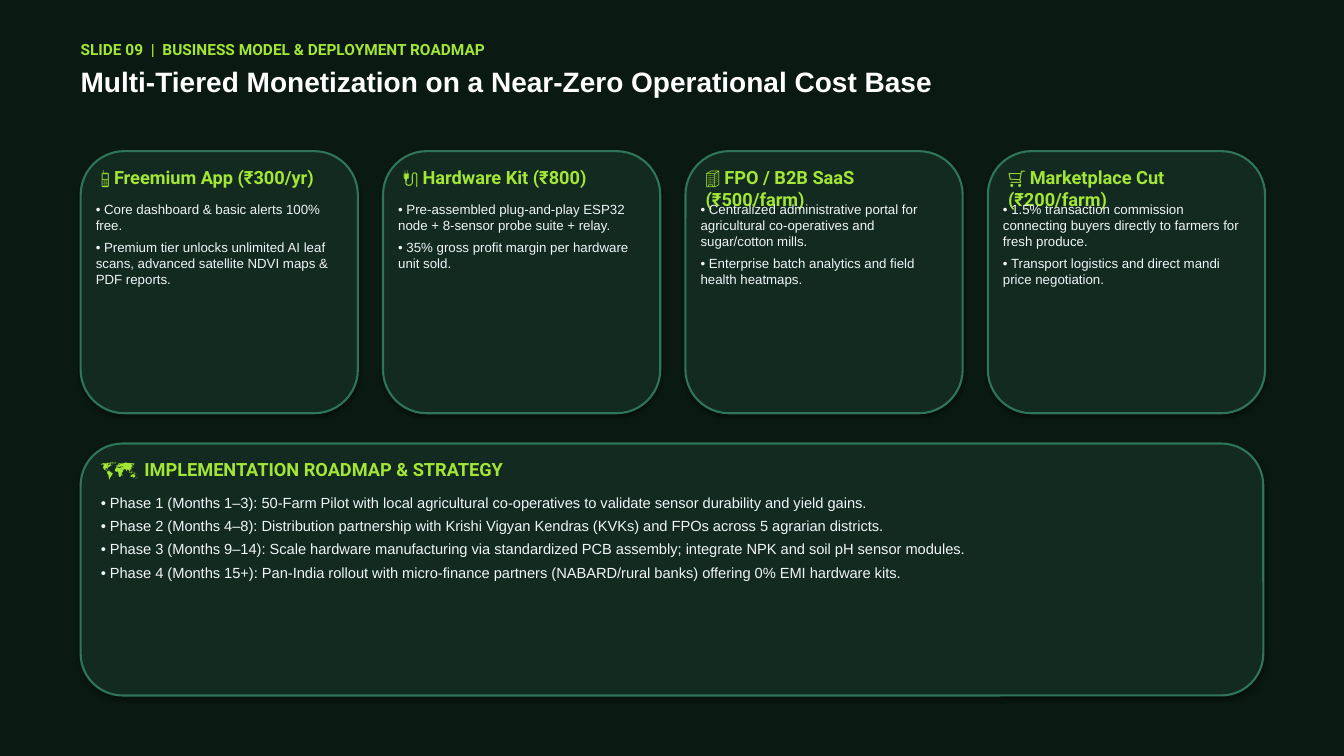
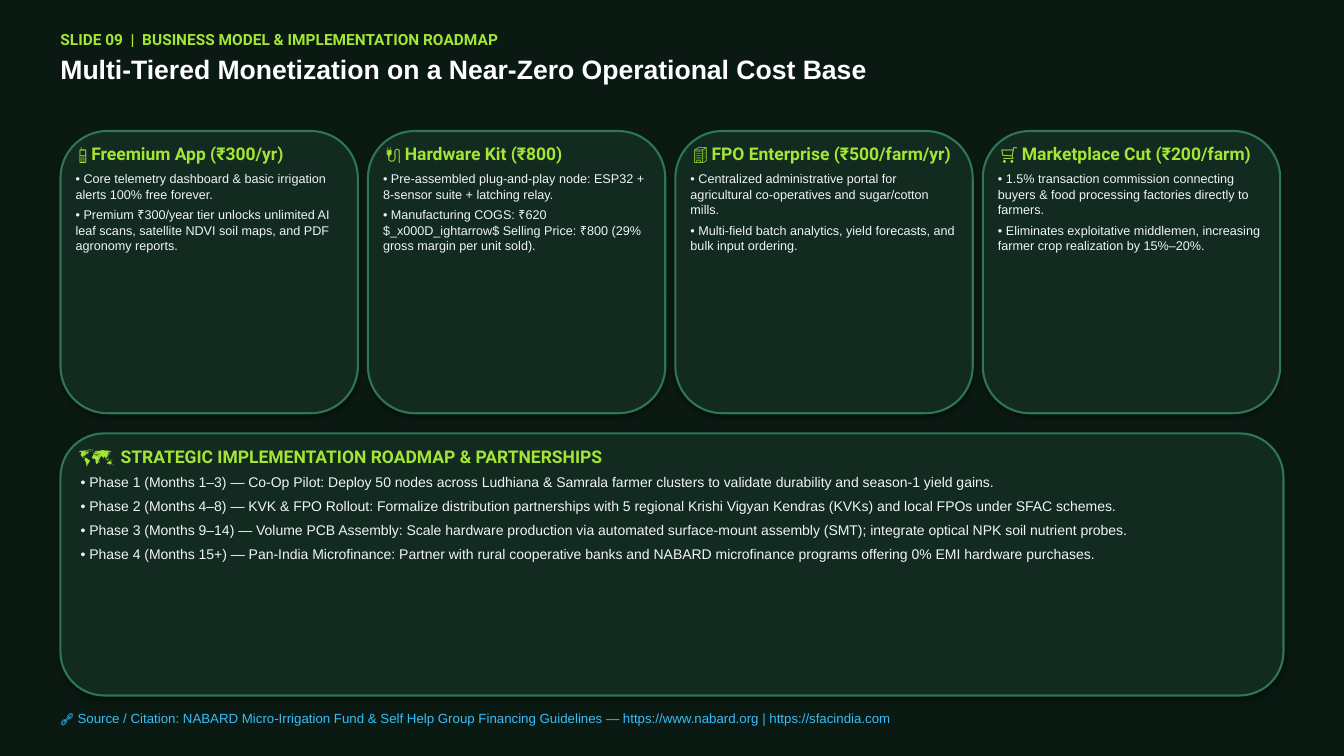
Before and after one commit to pranavsaxenaofficial11-coder/agrisense-fullstack, a slide deck: slide 9 of AgriSense_Official_12_Slides.pptx. Drawn at 1344x756 pixels with LibreOffice and Linux fonts; fonts in the diff are those of the drawing. Boxes give left, top, right and bottom in pixels: in the first picture for what was removed or moved away, otherwise in the second. Text is boxed around its words. In the diff, an @@ line names an element or a change of style, - is before the commit and + after.

Commit message:
feat(infra): add backend dashboard UI, GZip compression, latency tracking, security middleware, and data-dense 12-slide presentation with verified citations

```diff
--- a/AgriSense_Official_12_Slides.pptx
+++ b/AgriSense_Official_12_Slides.pptx
@@ text at [60,34,498,45]: text changed @@
-SLIDE 09 | BUSINESS MODEL & DEPLOYMENT ROADMAP
+SLIDE 09 | BUSINESS MODEL & IMPLEMENTATION ROADMAP
@@ text at [60,59,866,84]: size 20 to 19 pt in "Multi-Tiered Monetization on a Near-Zero Operational Cost ..."; less space between paragraphs @@
@@ text "SLIDE 09 | BUSINESS MODEL ...": place and size @@
-text "SLIDE 09 | BUSINESS MODEL ..." at [81,44,932,97]
+text "SLIDE 09 | BUSINESS MODEL ..." at [60,34,866,84]
@@ rounded rectangle: place and size @@
-rounded rectangle at [81,151,358,413]
+rounded rectangle at [60,131,358,413]
@@ size 13 to 12.5 pt in 3 elements at [405,146,563,164], [1022,146,1251,164], [91,146,283,164] @@
@@ text "📱 Freemium App (₹300/yr)": place and size @@
-text "📱 Freemium App (₹300/yr)" at [114,170,314,188]
+text "📱 Freemium App (₹300/yr)" at [91,146,283,164]
@@ rounded rectangle: place and size @@
-rounded rectangle at [383,151,660,413]
+rounded rectangle at [368,131,665,413]
@@ text "🔌 Hardware Kit (₹800)": place and size @@
-text "🔌 Hardware Kit (₹800)" at [423,170,587,188]
+text "🔌 Hardware Kit (₹800)" at [405,146,563,164]
@@ rounded rectangle: place and size @@
-rounded rectangle at [686,151,963,413]
+rounded rectangle at [676,131,973,413]
@@ text at [712,146,951,164]: text changed; size 13 to 12.5 pt @@
-🏢 FPO / B2B SaaS (₹500/farm)
+🏢 FPO Enterprise (₹500/farm/yr)
@@ rounded rectangle: place and size @@
-rounded rectangle at [988,151,1265,413]
+rounded rectangle at [983,131,1280,413]
@@ text "🛒 Marketplace Cut (₹200/farm)": place and size @@
-text "🛒 Marketplace Cut (₹200/farm)" at [1008,170,1164,211]
+text "🛒 Marketplace Cut (₹200/farm)" at [1022,146,1251,164]
@@ text at [76,174,330,253]: text changed; size 9.5 to 9 pt @@
-• Core dashboard & basic alerts 100% free.
-• Premium tier unlocks unlimited AI leaf scans, advanced satellite NDVI maps & PDF reports.
+• Core telemetry dashboard & basic irrigation alerts 100% free forever.
+• Premium ₹300/year tier unlocks unlimited AI leaf scans, satellite NDVI soil maps, and PDF agronomy reports.
@@ text at [383,174,641,253]: text changed; size 9.5 to 9 pt @@
-• Pre-assembled plug-and-play ESP32 node + 8-sensor probe suite + relay.
-• 35% gross profit margin per hardware unit sold.
+• Pre-assembled plug-and-play node: ESP32 + 8-sensor suite + latching relay.
+• Manufacturing COGS: ₹620 $_x000D_ightarrow$ Selling Price: ₹800 (29% gross margin per unit sold).
@@ text at [690,174,928,214]: size 9.5 to 9 pt in "• Centralized administrative portal for agricultural co-oper ..." @@
@@ text "• Centralized administrative portal for ...": place and size @@
-text "• Centralized administrative portal for ..." at [701,204,917,287]
+text "• Centralized administrative portal for ..." at [690,174,955,253]
@@ text at [998,174,1260,253]: text changed; size 9.5 to 9 pt @@
-• 1.5% transaction commission connecting buyers directly to farmers for fresh produce.
-• Transport logistics and direct mandi price negotiation.
+• 1.5% transaction commission connecting buyers & food processing factories directly to farmers.
+• Eliminates exploitative middlemen, increasing farmer crop realization by 15%–20%.
@@ text at [690,226,955,253]: text changed; size 9.5 to 9 pt @@
-• Enterprise batch analytics and field health heatmaps.
+• Multi-field batch analytics, yield forecasts, and bulk input ordering.
@@ rounded rectangle: place and size @@
-rounded rectangle at [81,444,1263,696]
+rounded rectangle at [60,434,1284,696]
@@ text at [89,477,1128,562]: text changed; size 10.5 to 10 pt @@
-• Phase 1 (Months 1–3): 50-Farm Pilot with local agricultural co-operatives to validate sensor durability and yield gains.
-• Phase 2 (Months 4–8): Distribution partnership with Krishi Vigyan Kendras (KVKs) and FPOs across 5 agrarian districts.
-• Phase 3 (Months 9–14): Scale hardware manufacturing via standardized PCB assembly; integrate NPK and soil pH sensor modules.
-• Phase 4 (Months 15+): Pan-India rollout with micro-finance partners (NABARD/rural banks) offering 0% EMI hardware kits.
+• Phase 1 (Months 1–3) — Co-Op Pilot: Deploy 50 nodes across Ludhiana & Samrala farmer clusters to validate durability and season-1 yield gains.
+• Phase 2 (Months 4–8) — KVK & FPO Rollout: Formalize distribution partnerships with 5 regional Krishi Vigyan Kendras (KVKs) and local FPOs under SFAC schemes.
+• Phase 3 (Months 9–14) — Volume PCB Assembly: Scale hardware production via automated surface-mount assembly (SMT); integrate optical NPK soil nutrient probes.
+• Phase 4 (Months 15+) — Pan-India Microfinance: Partner with rural cooperative banks and NABARD microfinance programs offering 0% EMI hardware purchases.
@@ text at [121,450,603,463]: text changed; size 13 to 12.5 pt @@
-🗺️ IMPLEMENTATION ROADMAP & STRATEGY
+🗺️ STRATEGIC IMPLEMENTATION ROADMAP & PARTNERSHIPS
@@ text added at [78,713,890,726], 9.5 pt, text #38BDF8 @@
+🔗 Source / Citation: NABARD Micro-Irrigation Fund & Self Help Group Financing Guidelines — https://www.nabard.org | https://sfacindia.com
```
Also in this commit, not shown: 6 other slides changed, 5 slides added, 5 slides removed, 6 other files.
